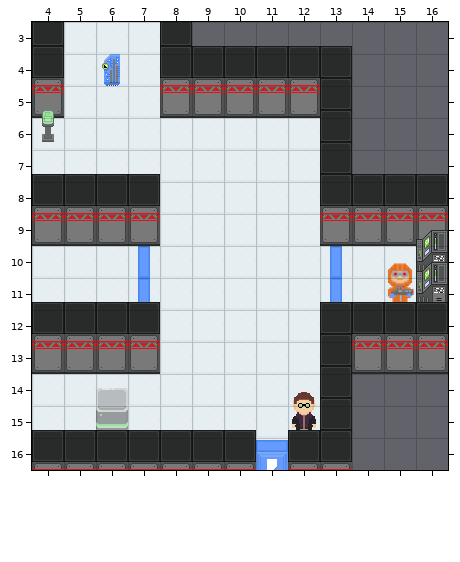
Tiled map, stored at Undetected/core/assets/levels/boxLaserTutorial.tmx. Above: the version before the commit.
Cells are 32x32 px. Shown: x 4..16, y 3..16.
Now the later version:
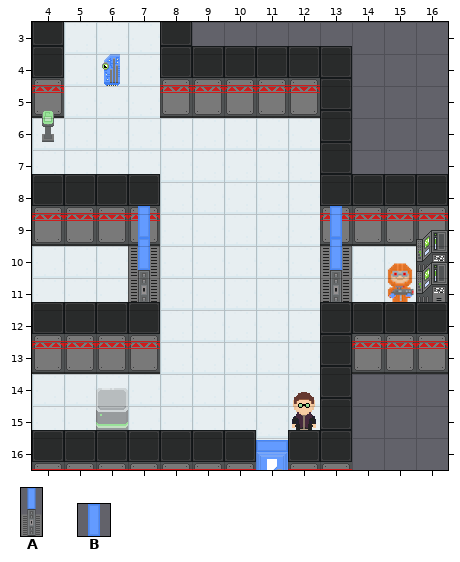
Key: from "doors": A 13; from "horizontaldoor": B 0.
Objects are placed by their top-left corner, in cells (3,4 is the top-left corner of cell 3,4); size is 1x1 cell unless given.
Message: all the!!! doors!!!!
Changes in this commit:
Layer "Object Layer 1":
changed: B "door3" at 7,10 -> A "door3" at 7,8.8 size 1x2.2
changed: B "door1" at 13,10 -> A "door1" at 13,8.8 size 1x2.2
changed: B "door4" at 7,11 -> A "door4" at 7,9.8 size 1x2.2
changed: B "door2" at 13,11 -> A "door2" at 13,9.8 size 1x2.2
